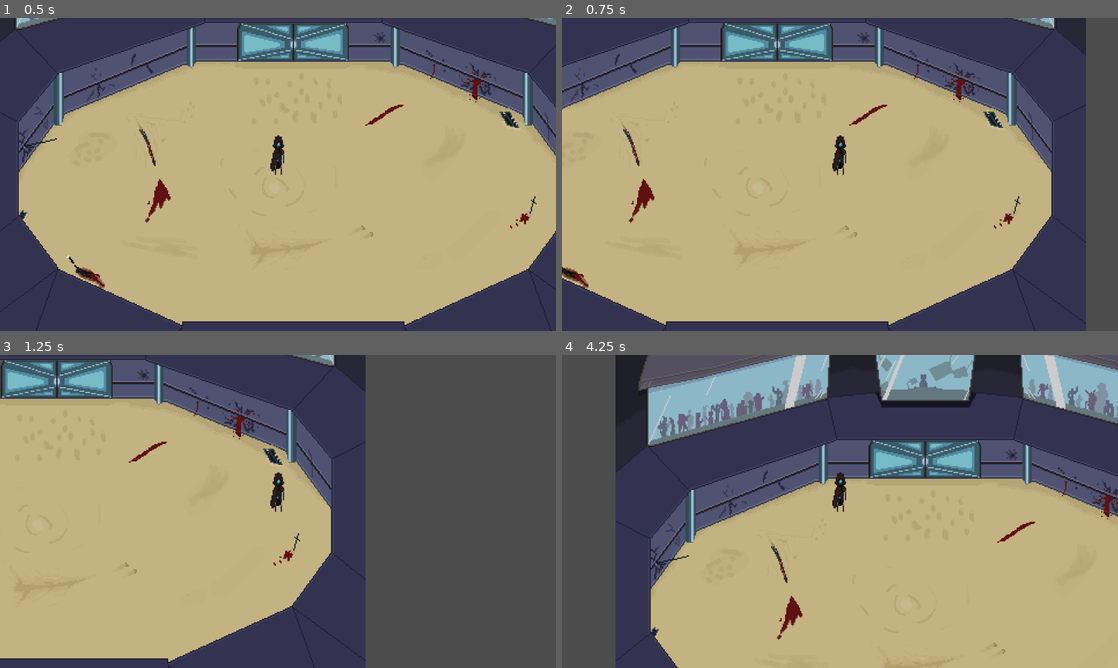
Above: before the commit, frames 1-4 (two rows, left to right).
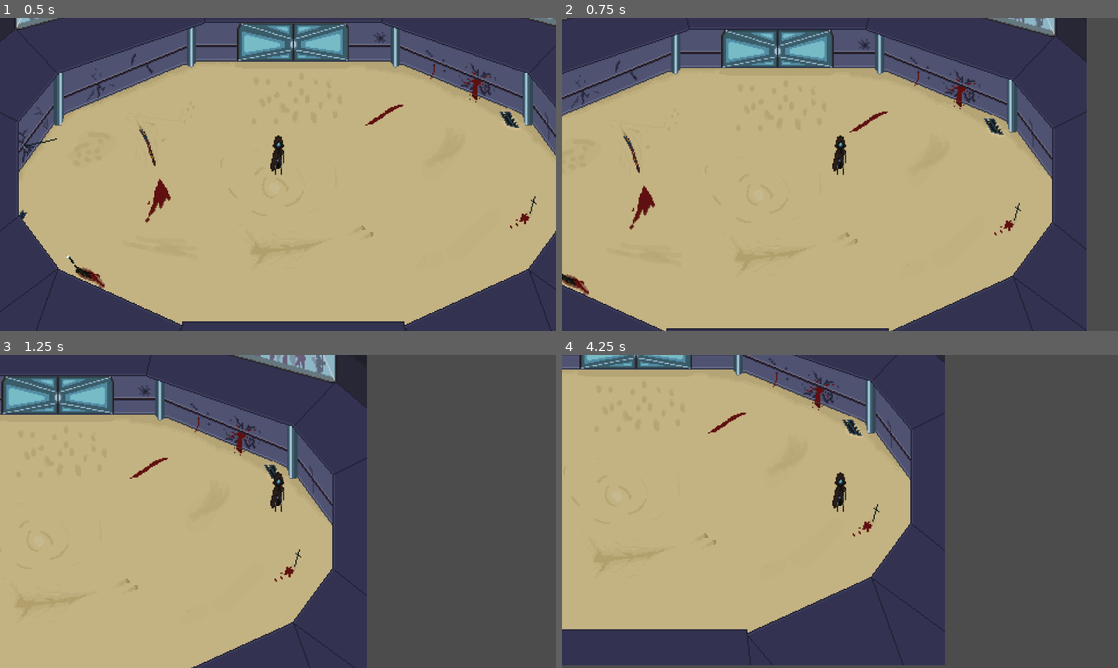
Above: after the commit, the same moments.

Repository: BeaverNotACat/Iudus-Project
Game: Godot game, scene res://World.tscn
Two runs of this game, one before a commit and one after it. Both use one fixed random seed, a clock stepped at 60 frames per second and the inputs below.
Inputs (mouse positions are in pixels of both pictures, inside the frame that each line leads up to):
- Up to frame 1 (0.5 s): no input
- Up to frame 2 (0.75 s): tap Enter at 0.5 s; move the mouse to (962, 158) at 0.52 s; hold D (ui_right) from 0.53 s (still down); tap Space (dash) at 0.6 s
- Up to frame 3 (1.25 s): keep holding D (ui_right)
- Up to frame 4 (4.25 s): move the mouse to (728, 527) at 1.27 s; release D (ui_right) at 1.28 s; hold S (ui_down) 1.28-2.03 s; tap Space (dash) every 0.75 s from 1.35 to 3.6 s; move the mouse to (895, 442) at 2.02 s; hold D (ui_right) 2.03-2.78 s; move the mouse to (812, 574) at 2.77 s; hold W (ui_up) 2.78-3.53 s; move the mouse to (1006, 558) at 3.52 s; hold A (ui_left) from 3.53 s (still down)

Frame 1 is identical in both runs. In frame 2, 11% of the frame differs, in the area x 0-95%, y 0-100%; in frame 3, 13%; in frame 4, 82%, in the area x 0-100%, y 0-100%.

Commit message:
Дэш по направлению мыши + синтаксис
Добавил определение координат мыши(Не понимаю как работает, отстань)
Изменил направление дэша на мышь
сделал синтаксичекие правки, чтобы было проще понимать код

Diff:
--- a/Character/Character.gd
+++ b/Character/Character.gd
@@ -10,7 +10,8 @@
 #Вспомогательные глобальные переменные
 var state = MOVE
 var velocity = Vector2.ZERO
-var DASH_DIRECTION #ОТ этой надо избавится (Хотя я не придумал как сделать лучше, так что пусть будет~~)
+var aim_direction = Vector2.ZERO
+var dash_direction #ОТ этой надо избавится (Хотя я не придумал как сделать лучше, так что пусть будет~~)
 
 #Список состояний
 enum{
@@ -33,9 +34,13 @@
 			move_character(delta)
 			get_action_input(delta)
 		DASH:
-			dash_state(DASH_DIRECTION)
+			dash_state()
 			get_action_input(delta)
-	print(velocity)
+	#Дебаг
+	#print(velocity)
+	print(aim_direction)
+	#print(position)
+
 ########################
 #Получаем направление движение
 func get_move_direction(_delta):
@@ -45,13 +50,21 @@
 	motion_input = motion_input.normalized()
 	return(motion_input)
 
+#Получаем направление прицеливания в градусах
+func get_aim_direction(_delta):
+	var mouse_pos = get_global_mouse_position()
+	aim_direction = global_position.direction_to(mouse_pos)
+	aim_direction = aim_direction.normalized()
+	return(aim_direction)
+
 #Меняем состояние и начинаем дейсвие, если соблюдены условия
 func get_action_input(delta):
 	if Input.is_action_just_pressed("dash") && state == MOVE:
 		state = DASH
 		timer.start(DASH_LENGHT)
-		DASH_DIRECTION = get_move_direction(delta)
+		dash_direction = get_aim_direction(delta)
 ########################
+
 #Двигнаем спрайт спрайт по физике плюс обрабатываем коллизии
 func move_character(delta):
 	if get_move_direction(delta) != Vector2.ZERO:
@@ -62,8 +75,8 @@
 	velocity = move_and_slide(velocity)
 
 #Двигаем спрайт со скоростью дэша
-func dash_state(move_direction):
-	velocity += move_direction * DASH_SPEED
+func dash_state():
+	velocity += dash_direction * DASH_SPEED
 	velocity = move_and_slide(velocity)
 
 #Возвращаемся в стандартное состояние, по истечениюю таймера
--- a/World.tscn
+++ b/World.tscn
@@ -23,7 +23,7 @@
 [sub_resource type="ShaderMaterial" id=6]
 shader = ExtResource( 3 )
 
-[node name="World" type="YSort"]
+[node name="World" type="Node2D"]
 
 [node name="Arena" type="StaticBody2D" parent="."]
 __meta__ = {
--- a/project.godot
+++ b/project.godot
@@ -38,38 +38,63 @@
 
 ui_accept={
 "deadzone": 0.5,
-"events": [ Object(InputEventKey,"resource_local_to_scene":false,"resource_name":"","device":0,"alt":false,"shift":false,"control":false,"meta":false,"command":false,"pressed":false,"scancode":32,"physical_scancode":0,"unicode":0,"echo":false,"script":null)
-, Object(InputEventJoypadButton,"resource_local_to_scene":false,"resource_name":"","device":0,"button_index":0,"pressure":0.0,"pressed":false,"script":null)
- ]
+"events": [  ]
+}
+ui_select={
+"deadzone": 0.5,
+"events": [  ]
+}
+ui_cancel={
+"deadzone": 0.5,
+"events": [  ]
+}
+ui_focus_next={
+"deadzone": 0.5,
+"events": [  ]
+}
+ui_focus_prev={
+"deadzone": 0.5,
+"events": [  ]
 }
 ui_left={
 "deadzone": 0.2,
 "events": [ Object(InputEventKey,"resource_local_to_scene":false,"resource_name":"","device":0,"alt":false,"shift":false,"control":false,"meta":false,"command":false,"pressed":false,"scancode":65,"physical_scancode":0,"unicode":0,"echo":false,"script":null)
-, Object(InputEventJoypadMotion,"resource_local_to_scene":false,"resource_name":"","device":0,"axis":0,"axis_value":-1.0,"script":null)
  ]
 }
 ui_right={
 "deadzone": 0.2,
 "events": [ Object(InputEventKey,"resource_local_to_scene":false,"resource_name":"","device":0,"alt":false,"shift":false,"control":false,"meta":false,"command":false,"pressed":false,"scancode":68,"physical_scancode":0,"unicode":0,"echo":false,"script":null)
-, Object(InputEventJoypadMotion,"resource_local_to_scene":false,"resource_name":"","device":0,"axis":0,"axis_value":1.0,"script":null)
  ]
 }
 ui_up={
 "deadzone": 0.2,
 "events": [ Object(InputEventKey,"resource_local_to_scene":false,"resource_name":"","device":0,"alt":false,"shift":false,"control":false,"meta":false,"command":false,"pressed":false,"scancode":87,"physical_scancode":0,"unicode":0,"echo":false,"script":null)
-, Object(InputEventJoypadMotion,"resource_local_to_scene":false,"resource_name":"","device":0,"axis":1,"axis_value":-1.0,"script":null)
  ]
 }
 ui_down={
 "deadzone": 0.2,
 "events": [ Object(InputEventKey,"resource_local_to_scene":false,"resource_name":"","device":0,"alt":false,"shift":false,"control":false,"meta":false,"command":false,"pressed":false,"scancode":83,"physical_scancode":0,"unicode":0,"echo":false,"script":null)
-, Object(InputEventJoypadMotion,"resource_local_to_scene":false,"resource_name":"","device":0,"axis":1,"axis_value":1.0,"script":null)
  ]
+}
+ui_page_up={
+"deadzone": 0.5,
+"events": [  ]
+}
+ui_page_down={
+"deadzone": 0.5,
+"events": [  ]
+}
+ui_home={
+"deadzone": 0.5,
+"events": [  ]
+}
+ui_end={
+"deadzone": 0.5,
+"events": [  ]
 }
 dash={
 "deadzone": 0.5,
 "events": [ Object(InputEventKey,"resource_local_to_scene":false,"resource_name":"","device":0,"alt":false,"shift":false,"control":false,"meta":false,"command":false,"pressed":false,"scancode":0,"physical_scancode":32,"unicode":0,"echo":false,"script":null)
-, Object(InputEventJoypadButton,"resource_local_to_scene":false,"resource_name":"","device":0,"button_index":0,"pressure":0.0,"pressed":false,"script":null)
  ]
 }
 
